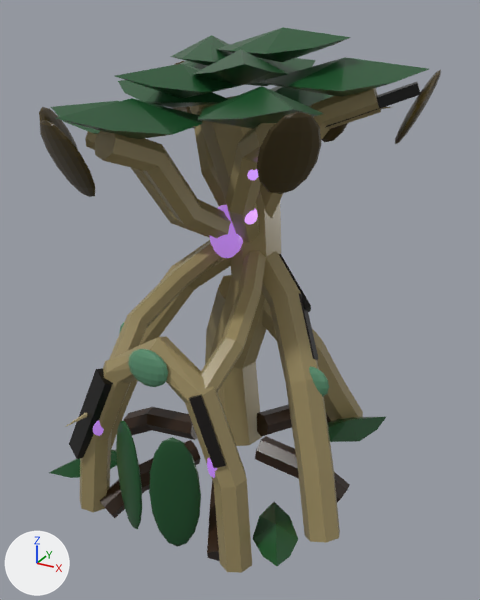
The glTF model public/assets/models/circle-heartgrove.glb, before and after one commit.
Before and after are seen from a 50 mm camera at (2.63, -4.55, 3.95) aimed at (0.13, -0.02, 1.68). The lights are fixed; the arrows at lower left show +X, +Y and +Z. The picture after the commit comes second. Where no turn or scale is listed for an object, it has been applied to the vertices. Vertices at exactly the same position are counted once.

In view in the first picture: 'circle-heartgrove-damage-critical-circle-heartgrove-damage-critical-flicker', 'circle-heartgrove-damage-critical-circle-heartgrove-damage-critical-split', 'circle-heartgrove-damage-critical-circle-heartgrove-damage-critical-wilted', 'circle-heartgrove-damage-moderate-circle-heartgrove-damage-moderate-crack', 'circle-heartgrove-damage-moderate-circle-heartgrove-damage-moderate-leak-fading-light', 'circle-heartgrove-growth-canopy-circle-heartgrove-leaves', 'circle-heartgrove-growth-canopy-circle-heartgrove-owner', 'circle-heartgrove-growth-canopy-entrance--1', 'circle-heartgrove-growth-canopy-entrance-1', 'circle-heartgrove-growth-canopy-focus', 'circle-heartgrove-growth-ribs-circle-heartgrove-wood', 'circle-heartgrove-growth-roots-circle-heartgrove-leaves', 'circle-heartgrove-growth-roots-circle-heartgrove-roots' and 2 more.
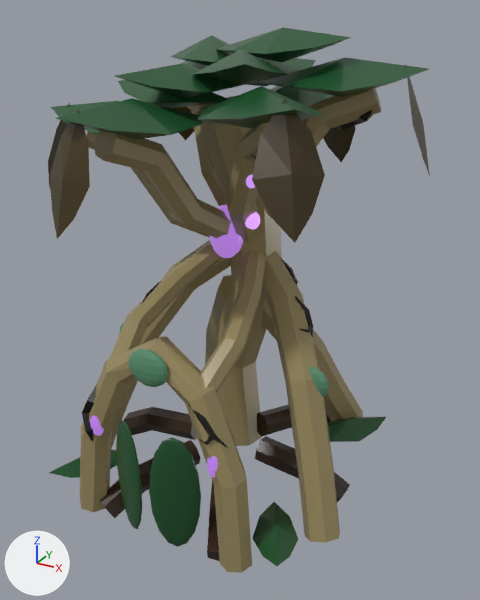
Commit message: Revamp Circle building damage stages

What differs and where, as boxes (x1, y1, x2, y2) in the pictures (480 x 600 px):
'circle-heartgrove-damage-critical-circle-heartgrove-damage-critical-wilted', reshaped (32% taller)
    before: (39, 61, 441, 197)
    after: (48, 63, 430, 243)
'circle-heartgrove-damage-critical-circle-heartgrove-damage-critical-split', reshaped (17% narrower, 12% shorter)
    before: (69, 82, 420, 459)
    after: (82, 109, 373, 441)
'circle-heartgrove-damage-moderate-circle-heartgrove-damage-moderate-crack', reshaped
    before: (189, 254, 319, 468)
    after: (142, 154, 313, 448)
'circle-heartgrove-damage-critical-circle-heartgrove-damage-critical-flicker', reshaped
    before: (245, 209, 258, 224)
    after: (245, 212, 260, 230)
'circle-heartgrove-damage-moderate-circle-heartgrove-damage-moderate-leak-fading-light', reshaped (mostly hidden)
    before: (247, 169, 258, 180)
    after: (246, 175, 255, 188)
part 1 of me_mesh_10, rebuilt (8% wider, 40% shorter)
    before: (189, 394, 226, 468)
    after: (188, 404, 228, 448)
part 2 of me_mesh_10, reshaped
    before: (279, 254, 319, 360)
    after: (280, 257, 313, 337)
part 3 of me_mesh_10, reshaped
    after: (142, 282, 160, 303)
part 4 of me_mesh_10, added
    after: (199, 436, 213, 445)
part 6 of me_mesh_12, cut back
    before: (326, 82, 420, 127)
    after: (336, 110, 373, 130)
part 7 of me_mesh_12, cut back
    before: (69, 368, 113, 459)
    after: (82, 384, 97, 441)
part 9 of me_mesh_15, rebuilt (27% narrower, 68% taller)
    before: (40, 120, 95, 197)
    after: (50, 109, 90, 239)
part 10 of me_mesh_15, rebuilt (mostly hidden before)
    before: (322, 123, 348, 142)
    after: (323, 126, 356, 162)
part 11 of me_mesh_15, rebuilt (mostly hidden)
    before: (173, 61, 192, 113)
    after: (164, 106, 195, 141)
part 12 of me_mesh_15, rebuilt (12% wider, 75% taller)
    before: (257, 112, 322, 194)
    after: (252, 99, 325, 243)
part 13 of me_mesh_15, rebuilt
    before: (39, 107, 78, 150)
    after: (48, 103, 70, 191)
part 14 of me_mesh_15, rebuilt (45% narrower, 52% taller)
    before: (395, 70, 441, 144)
    after: (405, 63, 430, 176)

The change, as a list of edits to the scene's bpy script:
```text
Change me_mesh_10:
    remove me_mesh_10.from_pydata(...)  # 48 vertices, 72 faces; spans x -0.52..0.98, y -1.22..1.21, z 0.9..3.29
    add me_mesh_10.from_pydata(...)  # 192 vertices, 336 faces; spans x -0.5..0.79, y -1.2..0.98, z 1.04..3.15
    me_mesh_10 part 1: the loose piece of 8 vertices spanning x 0.35..0.66, y -1.22..-1.1, z 0.9..1.44 is rebuilt with 18 vertices and now spans x 0.34..0.64, y -1.19..-1.11, z 1.04..1.35
    me_mesh_10 part 2: 16 vertices removed from x 0.28..0.89, y -0.15..0.38, z 1.3..2.03; 64 vertices added at x 0.37..0.79, y -0.1..0.31, z 1.4..2.02
    me_mesh_10 part 3: 8 vertices removed from x -0.52..-0.36, y -0.71..-0.26, z 1.62..1.9; 32 vertices added at x -0.5..-0.43, y -0.62..-0.22, z 1.7..1.85
    me_mesh_10 part 4: 14 vertices added at x 0.43..0.56, y -1.2..-1.14, z 1.07..1.15
    other edits to the shape of me_mesh_10 do not show in these pictures
Change me_mesh_11:
    remove me_mesh_11.from_pydata(...)  # 258 vertices, 504 faces; spans x -0.257..0.559, y -0.559..0.409, z 2.417..2.971
    add me_mesh_11.from_pydata(...)  # 258 vertices, 504 faces; spans x -0.24..0.545, y -0.545..0.412, z 2.388..2.911
    me_mesh_11 part 5: the loose piece of 86 vertices spanning x 0.46..0.559, y -0.559..-0.46, z 2.846..2.971 is moved by (-0.014, 0.014, -0.06)
    other edits to the shape of me_mesh_11 do not show in these pictures
Change me_mesh_12:
    remove me_mesh_12.from_pydata(...)  # 40 vertices, 60 faces; spans x -1.11..1.4, y -1.27..1.11, z 0.54..3.47
    add me_mesh_12.from_pydata(...)  # 110 vertices, 200 faces; spans x -0.82..1.1, y -1.24..0.88, z 0.73..3.28
    me_mesh_12 part 6: 8 vertices removed from x 0.57..1.4, y 0.08..0.44, z 3.09..3.47; 22 vertices added at x 0.72..1.1, y 0.19..0.35, z 3.11..3.28
    me_mesh_12 part 7: 8 vertices removed from x -0.85..-0.34, y -1.27..-1.07, z 0.54..1.39; 22 vertices added at x -0.7..-0.54, y -1.24..-1.07, z 0.73..1.23
    other edits to the shape of me_mesh_12 do not show in these pictures
Change me_mesh_14:
    remove me_mesh_14.from_pydata(...)  # 172 vertices, 336 faces; spans x 0.217..0.393, y -0.309..1.161, z 2.421..3.168
    add me_mesh_14.from_pydata(...)  # 172 vertices, 336 faces; spans x 0.2..0.394, y -0.265..1.097, z 2.367..3.072
    me_mesh_14 part 8: the loose piece of 86 vertices spanning x 0.259..0.393, y -0.309..-0.128, z 2.421..2.59 is moved by (0.001, 0.044, -0.054)
    other edits to the shape of me_mesh_14 do not show in these pictures
Change me_mesh_15:
    remove me_mesh_15.from_pydata(...)  # 516 vertices, 1008 faces; spans x -1.51..1.51, y -1.51..1.51, z 2.68..3.56
    add me_mesh_15.from_pydata(...)  # 60 vertices, 96 faces; spans x -1.51..1.51, y -1.51..1.51, z 2.45..3.6
    me_mesh_15 part 9: the loose piece of 86 vertices spanning x -0.56..-0.18, y -1.51..-1.23, z 2.8..3.33 is rebuilt with 10 vertices and now spans x -0.59..-0.15, y -1.51..-1.26, z 2.57..3.37
    me_mesh_15 part 10: the loose piece of 86 vertices spanning x 0.18..0.56, y 1.23..1.51, z 2.82..3.35 is rebuilt with 10 vertices and now spans x 0.15..0.59, y 1.26..1.51, z 2.59..3.39
    me_mesh_15 part 11: the loose piece of 86 vertices spanning x -1.17..-0.84, y 0.84..1.17, z 2.96..3.49 is rebuilt with 10 vertices and now spans x -1.17..-0.85, y 0.85..1.17, z 2.73..3.53
    me_mesh_15 part 12: the loose piece of 86 vertices spanning x 0.84..1.17, y -1.17..-0.84, z 2.9..3.43 is rebuilt with 10 vertices and now spans x 0.85..1.17, y -1.17..-0.85, z 2.67..3.47
    me_mesh_15 part 13: the loose piece of 86 vertices spanning x -1.51..-1.23, y -0.56..-0.18, z 2.68..3.21 is rebuilt with 10 vertices and now spans x -1.51..-1.26, y -0.59..-0.15, z 2.45..3.25
    me_mesh_15 part 14: the loose piece of 86 vertices spanning x 1.23..1.51, y 0.18..0.56, z 3.03..3.56 is rebuilt with 10 vertices and now spans x 1.26..1.51, y 0.15..0.59, z 2.8..3.6
```
